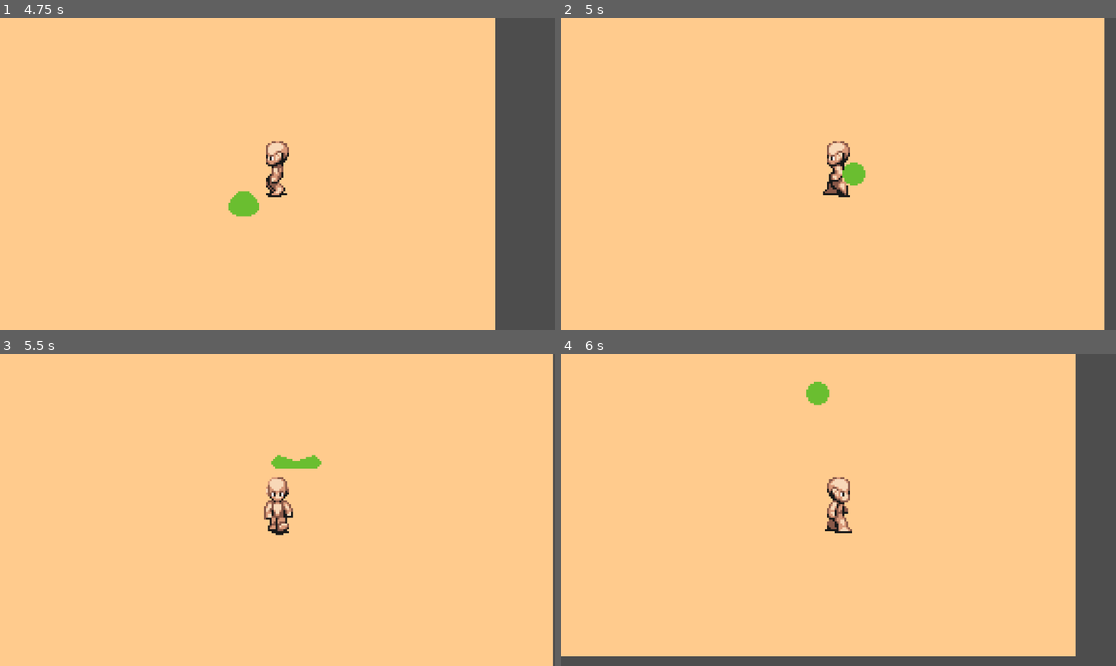
Above: before the commit, frames 1-4 (two rows, left to right).
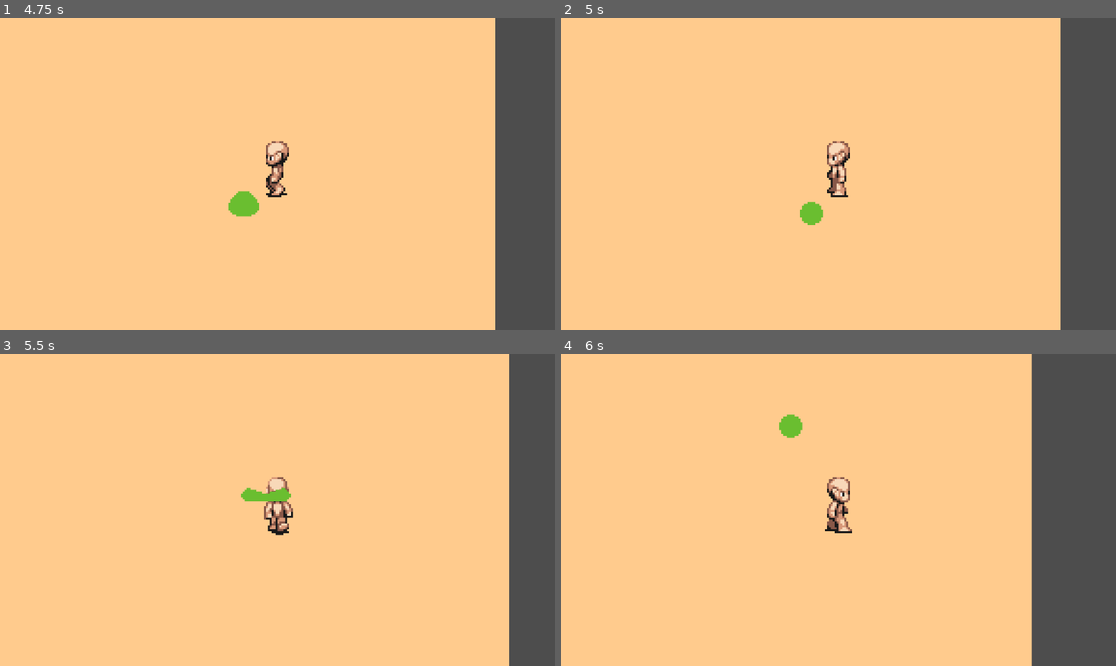
Above: after the commit, the same moments.

Repository: duncannvan/VanadelFrontier
Game: Godot game, scene res://scenes/main.tscn
Same seed, same stepped clock (60 frames per second), same inputs: the game is played once before the commit and once after it.
Inputs:
- Up to frame 1 (4.75 s): hold Right (right) 0.53-1.28 s; hold S (down) 1.28-2.03 s; hold Right (right) 2.03-2.78 s; hold Up (up) 2.78-3.53 s; hold A (left) from 3.53 s (still down)
- Up to frame 2 (5 s): keep holding A (left)
- Up to frame 3 (5.5 s): release A (left) at 5.03 s; hold S (down) from 5.03 s (still down)
- Up to frame 4 (6 s): release S (down) at 5.78 s; hold Right (right) from 5.78 s (still down)

Frame 1 is identical in both runs. In frame 2, 8.9% of the frame differs, in the area x 43-98%, y 0-100%; in frame 3, 8.5%; in frame 4, 11%, in the area x 0-93%, y 0-100%.

Commit message:
damage system

Diff:
--- a/scenes/player.gd
+++ b/scenes/player.gd
@@ -1,8 +1,15 @@
 extends CharacterBody2D
 
 const SPEED = 100
+const INVINCIBILITY_TIME = 1
+const KNOCKBACK_MAGNITUDE = 200
+const KNOCKBACK_TIME = .1
+
 @onready var sprite: AnimatedSprite2D = $AnimatedSprite2D
 @export var health = 100
+@export var is_invincible = false
+var knockback: Vector2 = Vector2.ZERO
+var is_knockback: bool = false
 
 func _get_input() -> void:
 	var direction: Vector2 = Input.get_vector("left", "right", "up", "down")
@@ -18,18 +25,46 @@
 		sprite.stop()
 
 func _physics_process(delta) -> void:
-	_get_input()
+	if not is_knockback:
+		_get_input()
 	move_and_slide()
 
-func _blink_red(blinks: int = 3, interval: float = 0.1) -> void:
-	for i in blinks:
-		modulate = Color(1, 0, 0)  # Red
+func _blink_damage(interval: float = 0.1) -> void:
+	modulate = Color(1, 0, 0)
+	await get_tree().create_timer(interval).timeout
+
+	modulate = Color(1, 1, 1)
+	await get_tree().create_timer(interval).timeout
+
+func _blink_invincibility(interval: float = 0.1):
+	while is_invincible:
+		modulate.a = 0.5
 		await get_tree().create_timer(interval).timeout
 
-		modulate = Color(1, 1, 1)  # Normal
+		modulate.a = 1
 		await get_tree().create_timer(interval).timeout
 
-func take_damage(amount) -> void:
-	health -= amount
+func _give_invincibility() -> void:
+	is_invincible = true
+	_blink_invincibility()
+	await get_tree().create_timer(INVINCIBILITY_TIME).timeout
+	is_invincible = false
 
-	_blink_red()
+func _apply_knockback(knockback: Vector2):
+		is_knockback = true
+		velocity = knockback.normalized() * KNOCKBACK_MAGNITUDE
+
+		await get_tree().create_timer(KNOCKBACK_TIME).timeout
+		is_knockback = false
+		velocity = Vector2.ZERO
+
+		#TODO: play knockback animation
+		sprite.stop()
+
+func take_damage(amount: int, knockback: Vector2) -> void:
+	if not is_invincible:
+		_blink_damage()
+		_give_invincibility()
+
+		_apply_knockback(knockback)
+		health -= amount
--- a/scenes/slime.gd
+++ b/scenes/slime.gd
@@ -2,10 +2,12 @@
 
 const SPEED = 10
 const DAMAGE = 10
+const DAMAGE_INTERVAL = 0.5
 const PLAYER_PATH: NodePath = "../Player"
 
 # Forward declaration. Character needs to exist before finding position
-var player : CharacterBody2D
+var player: CharacterBody2D
+var slimeInPlayer: bool
 
 # Called when the node enters the scene tree for the first time.
 func _ready() -> void:
@@ -17,10 +19,15 @@
 
 	var area2d : Area2D = $Area2D
 	area2d.body_entered.connect(_body_entered)
+	area2d.body_exited.connect(_body_exited)
 
-
+func _body_exited(body: Node2D) -> void:
+	slimeInPlayer = false
 func _body_entered(body: Node2D) -> void:
-	body.take_damage(DAMAGE)
+	slimeInPlayer = true
+	while slimeInPlayer:
+		body.take_damage(10, velocity)
+		await get_tree().create_timer(DAMAGE_INTERVAL).timeout
 
 # Called every frame. 'delta' is the elapsed time since the previous frame.
 func _process(delta: float) -> void:
Not shown, added: scenes/player.tscn79189115.tmp
